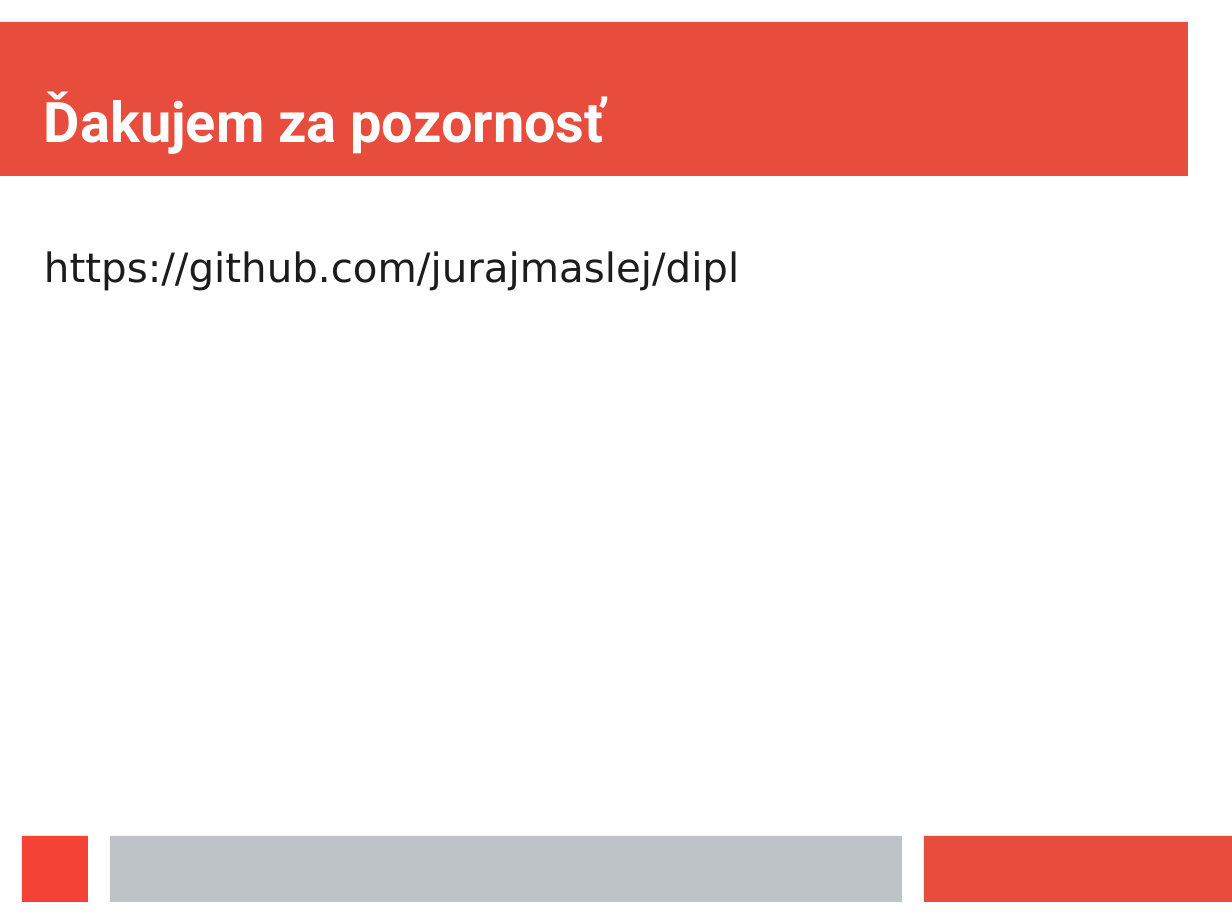
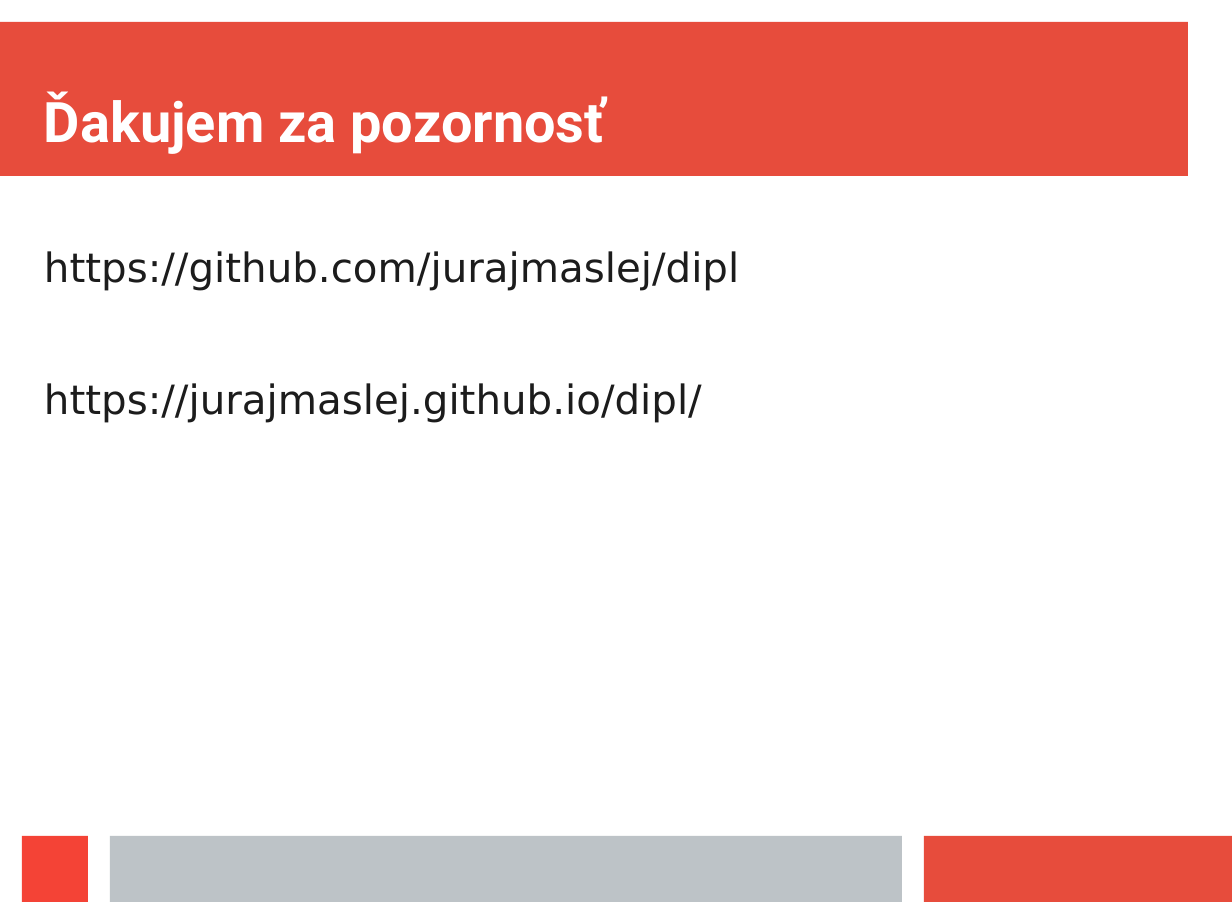
Before and after one commit to jurajmaslej/dipl, a slide deck: slide 13 of prezent.odp (slide 12 before the commit). Drawn at 1232x924 pixels with LibreOffice and Linux fonts; fonts in the diff are those of the drawing. Boxes give left, top, right and bottom in pixels: in the first picture for what was removed or moved away, otherwise in the second. Text is boxed around its words. In the diff, an @@ line names an element or a change of style, - is before the commit and + after.

```diff
--- a/prezent.odp
+++ b/prezent.odp
@@ text at box(44, 383, 702, 423): paragraph added @@
+https://jurajmaslej.github.io/dipl/
```
Also in this commit, not shown: 6 other slides changed, 1 slide added, 1 other file.
